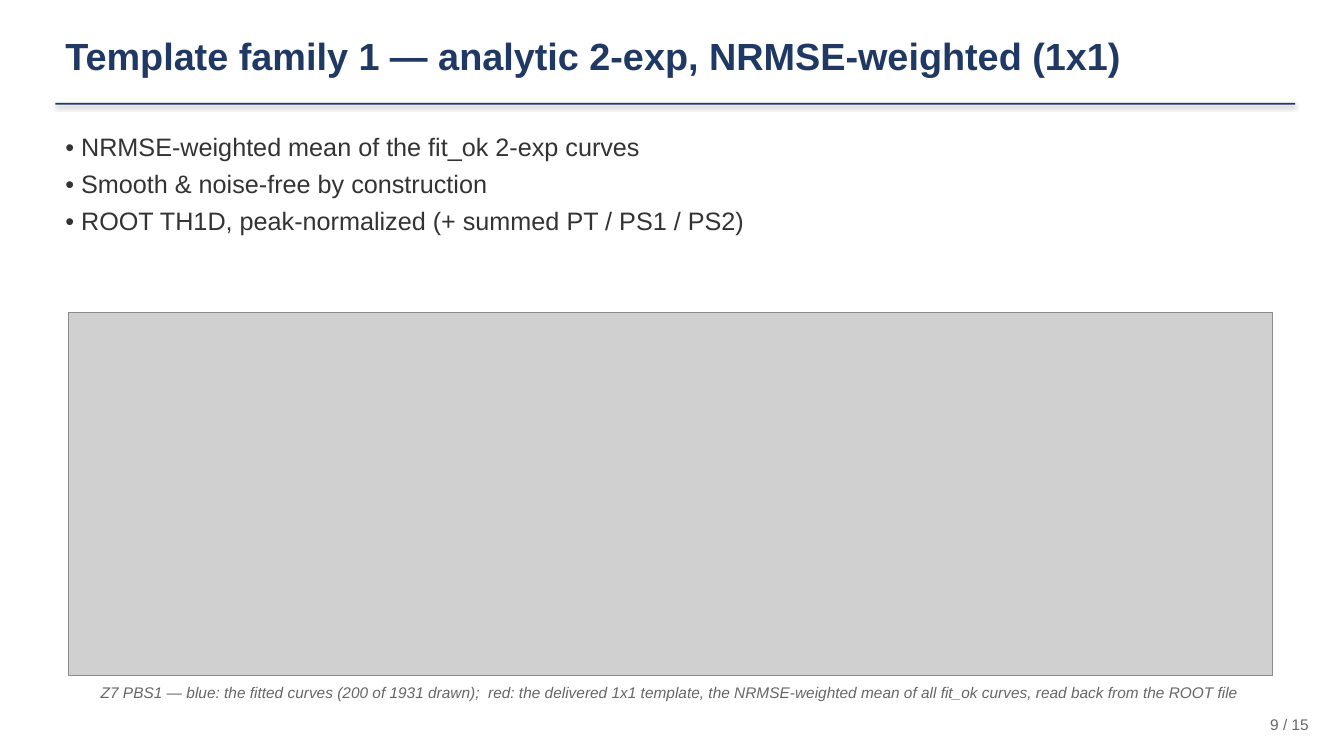
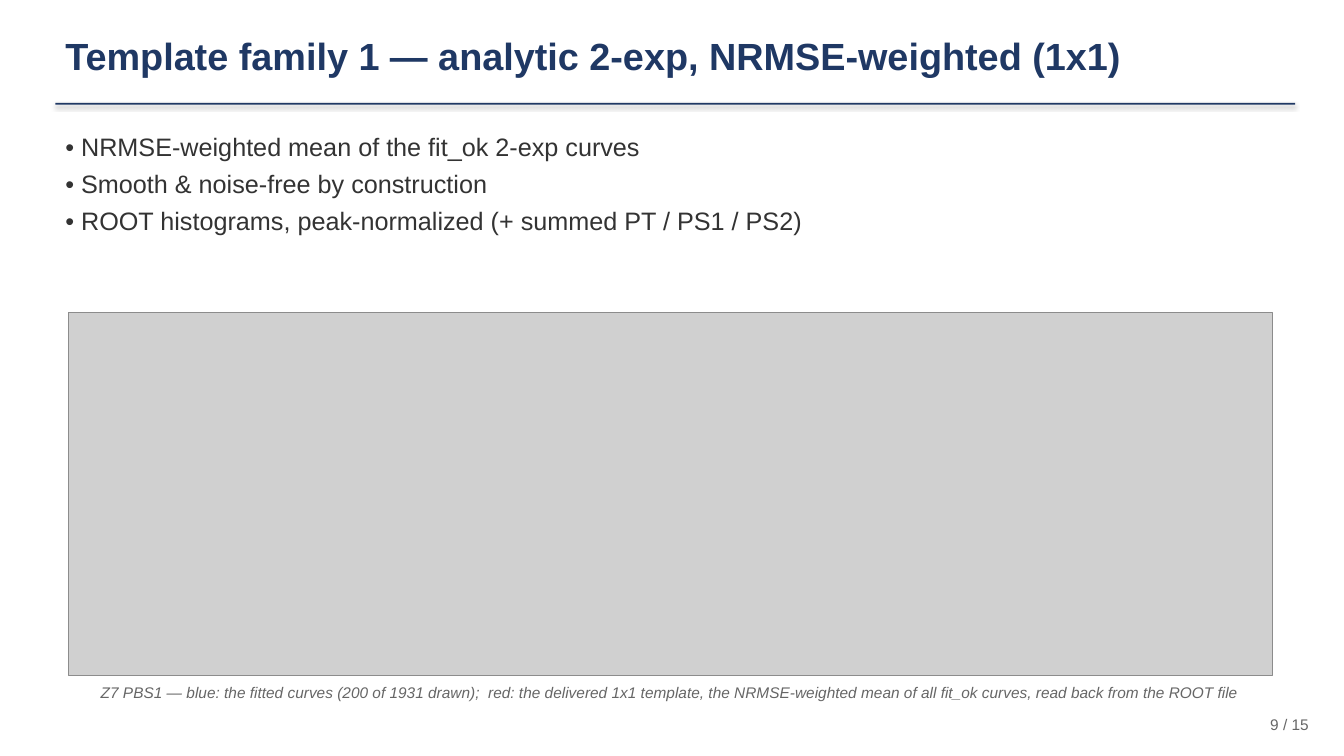
Before and after one commit to ZhihengLi0/urop, a slide deck: slide 9 of snolab/presentation/SNOLAB_R4_pulse_templates_20260715.pptx. Drawn at 1344x756 pixels with LibreOffice and Linux fonts; fonts in the diff are those of the drawing; grey boxes stand for pictures. Boxes give left, top, right and bottom in pixels: in the first picture for what was removed or moved away, otherwise in the second. Text is boxed around its words. In the diff, an @@ line names an element or a change of style, - is before the commit and + after.

```diff
--- a/snolab/presentation/SNOLAB_R4_pulse_templates_20260715.pptx
+++ b/snolab/presentation/SNOLAB_R4_pulse_templates_20260715.pptx
@@ text at box(81, 211, 802, 236): text changed @@
-• ROOT TH1D, peak-normalized (+ summed PT / PS1 / PS2)
+• ROOT histograms, peak-normalized (+ summed PT / PS1 / PS2)
```
Also in this commit, not shown: 1 other slide changed, 4 other files.
